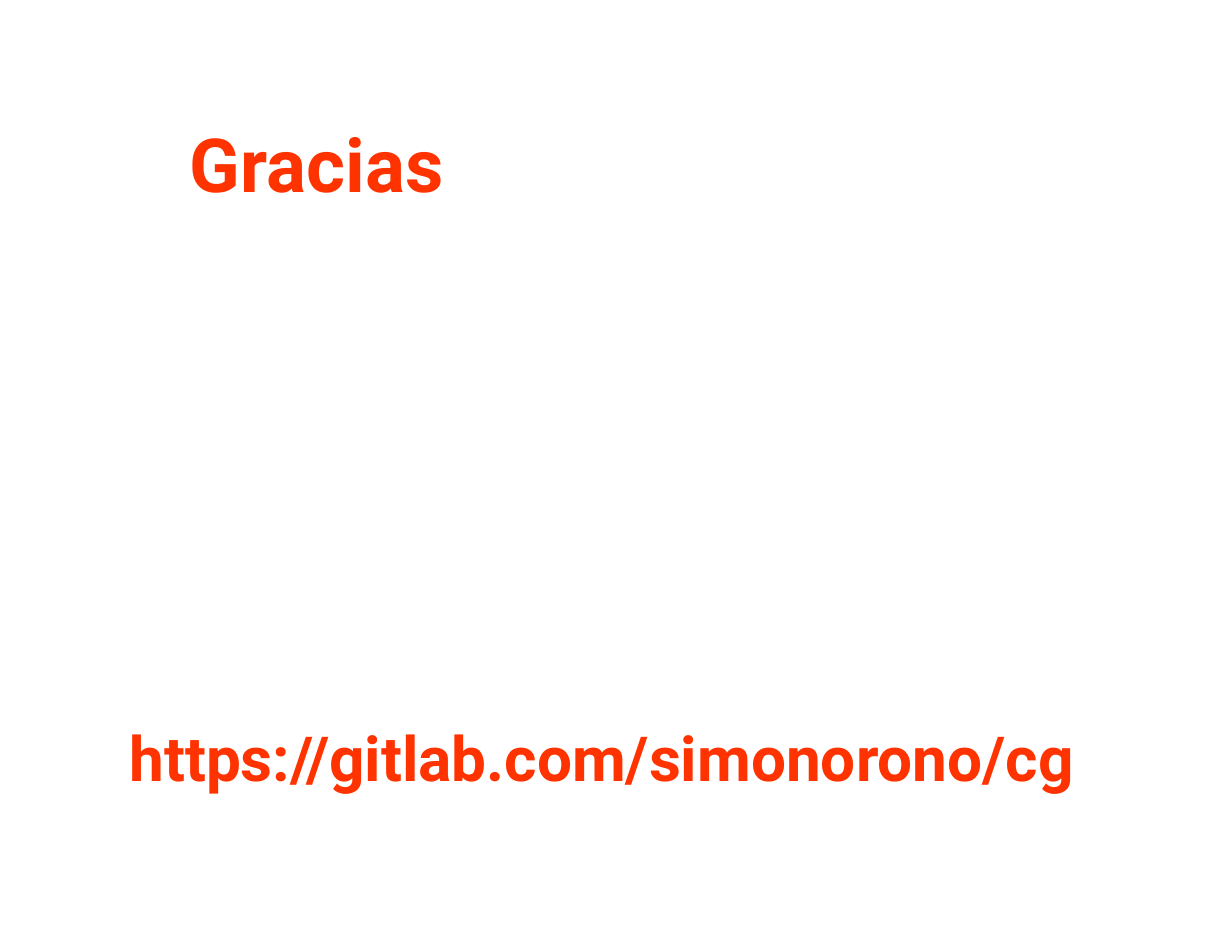
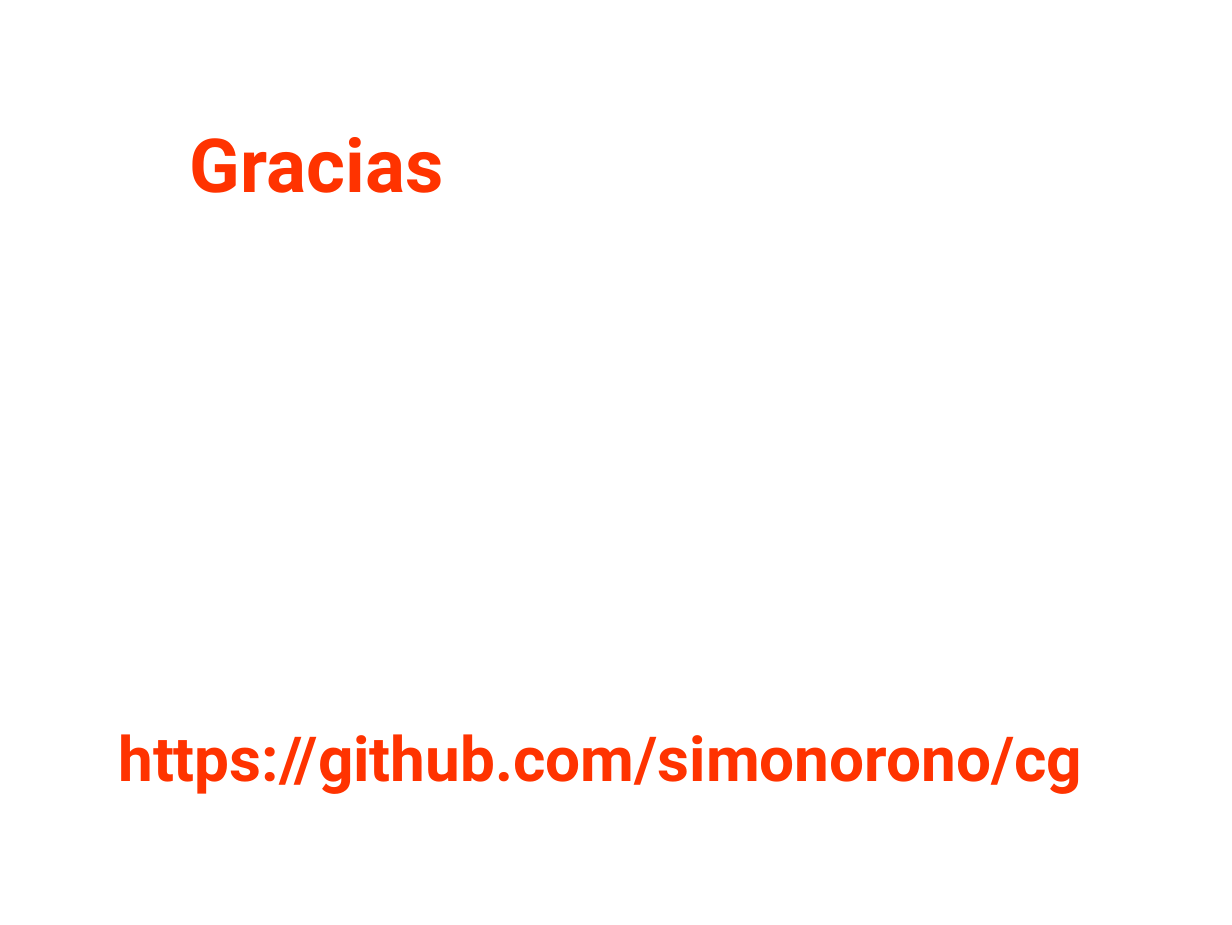
Before and after one commit to GAPM/cg, a slide deck: slide 45 of doc/CG.odp (slide 50 before the commit). Drawn at 1232x925 pixels with LibreOffice and Linux fonts; fonts in the diff are those of the drawing. Boxes give left, top, right and bottom in pixels: in the first picture for what was removed or moved away, otherwise in the second. Text is boxed around its words. In the diff, an @@ line names an element or a change of style, - is before the commit and + after.

```diff
--- a/doc/CG.odp
+++ b/doc/CG.odp
@@ text at box(118, 734, 1082, 794): text changed @@
-https://gitlab.com/simonorono/cg
+https://github.com/simonorono/cg
```
Also in this commit, not shown: 11 other slides changed, 1 slide added, 6 slides removed.
